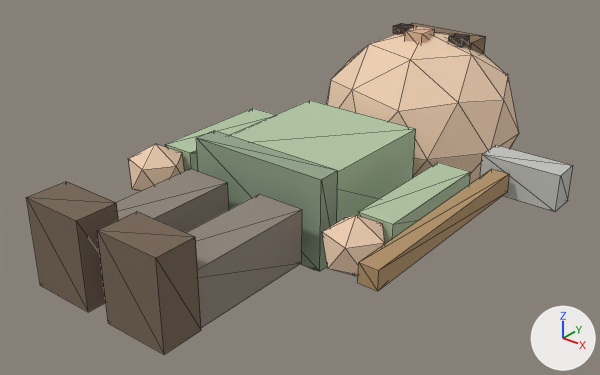
An edit to the glTF model assets/procedural/pretty/villager.glb, drawn before and after from the same camera.
Both versions are drawn from a 50 mm lens placed at (3.29, -4.89, 3.63), pointed at (-0.36, -0.32, 0.8). Arrows for +X, +Y and +Z are at lower right; the lights stay in place. The first picture is the older version. Mesh edges are drawn as thin lines. Vertices at exactly the same position are counted once.

The first picture shows 'villager_root'.
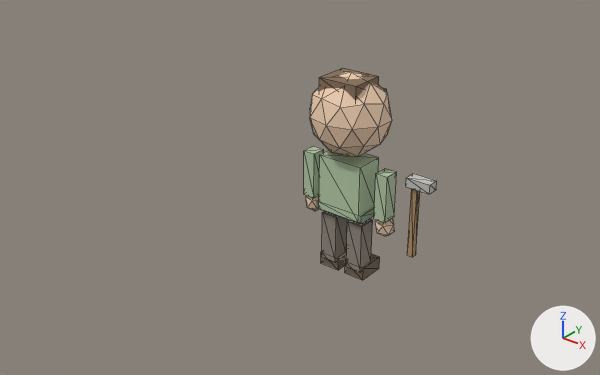
What differs and where, as boxes (x1, y1, x2, y2) in the pictures (600 x 375 px; the box of a moved part takes in the faces that stretch with it):
'villager_root', reshaped (76% narrower, 36% shorter)
    before: (26, 23, 573, 354)
    after: (304, 68, 437, 280)
part 1 of me_villager_mesh, moved or reshaped
    before: (230, 100, 416, 270)
    after: (319, 150, 379, 223)
part 2 of me_villager_mesh, moved or reshaped
    before: (165, 108, 275, 171)
    after: (304, 146, 324, 198)
part 3 of me_villager_mesh, moved or reshaped
    before: (358, 162, 471, 243)
    after: (374, 168, 396, 223)
part 4 of me_villager_mesh, moved or reshaped (not visible afterwards)
    before: (405, 26, 435, 43)
part 5 of me_villager_mesh, moved or reshaped
    before: (326, 33, 519, 185)
    after: (310, 72, 392, 157)
part 6 of me_villager_mesh, moved or reshaped
    before: (129, 144, 185, 191)
    after: (306, 195, 319, 211)
part 7 of me_villager_mesh, moved or reshaped
    before: (322, 215, 386, 276)
    after: (375, 219, 395, 236)
part 8 of me_villager_mesh, moved or reshaped (not visible before)
    after: (319, 68, 379, 101)
part 9 of me_villager_mesh, moved or reshaped (not visible afterwards)
    before: (409, 23, 486, 54)
part 10 of me_villager_mesh, moved or reshaped (not visible afterwards)
    before: (393, 23, 414, 35)
part 11 of me_villager_mesh, moved or reshaped (not visible afterwards)
    before: (448, 33, 470, 47)
part 12 of me_villager_mesh, moved or reshaped
    before: (196, 130, 338, 271)
    after: (317, 200, 374, 224)
part 13 of me_villager_mesh, moved or reshaped
    before: (116, 168, 229, 232)
    after: (322, 211, 347, 262)
part 14 of me_villager_mesh, moved or reshaped
    before: (186, 194, 302, 328)
    after: (346, 219, 373, 272)
part 15 of me_villager_mesh, moved or reshaped
    before: (26, 181, 118, 312)
    after: (321, 244, 347, 270)
part 16 of me_villager_mesh, moved or reshaped
    before: (97, 212, 201, 354)
    after: (345, 254, 380, 280)
part 17 of me_villager_mesh, moved or reshaped
    before: (358, 169, 510, 291)
    after: (407, 189, 420, 257)
part 18 of me_villager_mesh, moved or reshaped
    before: (480, 145, 573, 212)
    after: (406, 173, 437, 194)

What changed in the scene script:
```text
Change me_villager_mesh:
    remove me_villager_mesh.from_pydata(...)  # 194 vertices, 312 faces; spans x -1.53..1.53, y -2.33..2.33, z 0.0..1.7
    add me_villager_mesh.from_pydata(...)  # 194 vertices, 312 faces; spans x -0.56..0.56, y -0.31..0.31, z 0.0..1.7
    me_villager_mesh part 1: the loose piece of 8 vertices spanning x -0.89..0.18, y -0.83..0.47, z 0.49..1.18 is scaled about its middle by (0.365, 0.193, 0.69), then moved by (0.23, 0.18, -0.05)
    me_villager_mesh part 2: the loose piece of 8 vertices spanning x -1.45..-1.16, y -0.71..0.35, z 0.66..1.01 is scaled about its middle by (0.365, 0.117, 1.14), then moved by (0.83, 0.18, -0.05)
    me_villager_mesh part 3: the loose piece of 8 vertices spanning x 0.45..0.74, y -0.71..0.35, z 0.66..1.01 is scaled about its middle by (0.365, 0.117, 1.14), then moved by (-0.38, 0.18, -0.05)
    me_villager_mesh part 4: the loose piece of 8 vertices spanning x -0.44..-0.27, y 1.23..1.44, z 1.57..1.7 is scaled about its middle by (0.365, 0.232, 0.574), then moved by (0.23, -1.05, -0.29)
    me_villager_mesh part 5: the loose piece of 42 vertices spanning x -1.22..0.51, y 0.5..2.33, z 0.0..1.67 is scaled about its middle by (0.365, 0.335, 0.399), then moved by (0.23, -1.42, 0.53)
    me_villager_mesh part 6: the loose piece of 12 vertices spanning x -1.53..-1.08, y -1.15..-0.73, z 0.66..1.12 is scaled about its middle by (0.365, 0.337, 0.396), then moved by (0.83, 0.96, -0.39)
    me_villager_mesh part 7: the loose piece of 12 vertices spanning x 0.37..0.82, y -1.15..-0.73, z 0.66..1.12 is scaled about its middle by (0.365, 0.337, 0.396), then moved by (-0.38, 0.96, -0.39)
    me_villager_mesh part 8: the loose piece of 8 vertices spanning x -0.81..0.1, y 1.87..2.25, z 0.36..1.16 is scaled about its middle by (0.365, 0.767, 0.174), then moved by (0.23, -2.09, 0.84)
    me_villager_mesh part 9: the loose piece of 8 vertices spanning x -0.73..0.02, y 1.59..1.85, z 1.44..1.6 is scaled about its middle by (0.365, 0.209, 0.639), then moved by (0.23, -1.47, -0.04)
    me_villager_mesh part 10: the loose piece of 8 vertices spanning x -0.71..-0.57, y 1.46..1.6, z 1.58..1.65 is scaled about its middle by (0.365, 0.188, 0.71), then moved by (0.41, -1.25, -0.21)
    me_villager_mesh part 11: the loose piece of 8 vertices spanning x -0.14..0.0, y 1.46..1.6, z 1.58..1.65 is scaled about its middle by (0.365, 0.188, 0.71), then moved by (0.04, -1.25, -0.21)
    me_villager_mesh part 12: the loose piece of 8 vertices spanning x -0.94..0.23, y -0.85..-0.66, z 0.51..1.23 is scaled about its middle by (0.365, 1.39, 0.0961), then moved by (0.23, 0.76, -0.3)
    me_villager_mesh part 13: the loose piece of 8 vertices spanning x -0.89..-0.51, y -2.12..-0.98, z 0.63..1.04 is scaled about its middle by (0.365, 0.134, 0.996), then moved by (0.44, 1.54, -0.55)
    me_villager_mesh part 14: the loose piece of 8 vertices spanning x -0.2..0.18, y -2.12..-0.98, z 0.63..1.04 is scaled about its middle by (0.365, 0.134, 0.996), then moved by (0.01, 1.54, -0.55)
    me_villager_mesh part 15: the loose piece of 8 vertices spanning x -0.94..-0.45, y -2.33..-2.02, z 0.66..1.31 is scaled about its middle by (0.365, 0.776, 0.172), then moved by (0.44, 2.23, -0.93)
    me_villager_mesh part 16: the loose piece of 8 vertices spanning x -0.26..0.23, y -2.33..-2.02, z 0.66..1.31 is scaled about its middle by (0.365, 0.776, 0.172), then moved by (0.01, 2.23, -0.93)
    me_villager_mesh part 17: the loose piece of 8 vertices spanning x 1.06..1.19, y -1.59..0.01, z 1.11..1.24 is scaled about its middle by (0.365, 0.0304, 4.38), then moved by (-0.72, 0.91, -0.62)
    me_villager_mesh part 18: the loose piece of 8 vertices spanning x 0.96..1.53, y 0.06..0.27, z 1.04..1.31 is scaled about its middle by (0.365, 0.465, 0.287), then moved by (-0.79, -0.04, -0.27)
    other edits to the shape of me_villager_mesh do not show in these pictures
```
